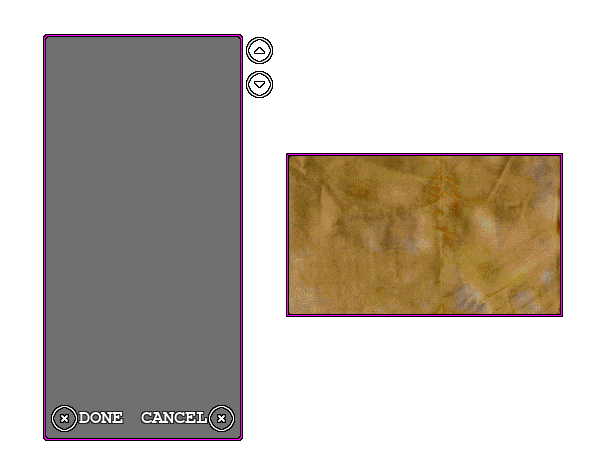
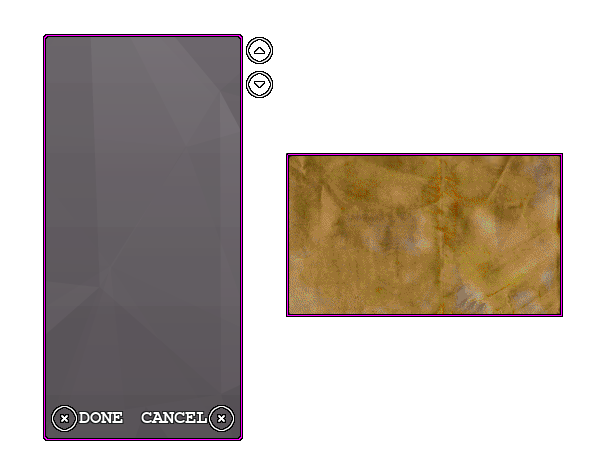
Before/after of a 600px x 475px layered artwork. What changed in the layer stack:
added layer "graphite_pattern.png copy" (75%) in group "BORDER" over (x1=46, y1=37, x2=240, y2=438)
showed "Layer #1", opacity 50% → 25% over (x1=46, y1=37, x2=240, y2=438)
hid "DARK_GREY" over (x1=46, y1=37, x2=240, y2=438)